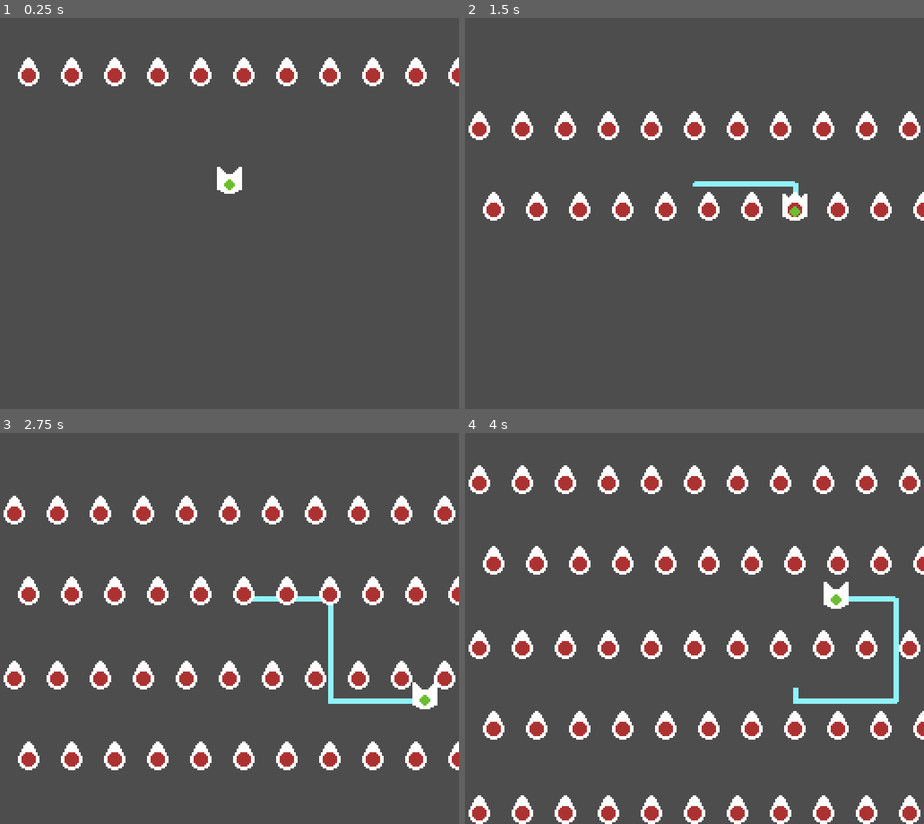
Above: before the commit, frames 1-4 (two rows, left to right).
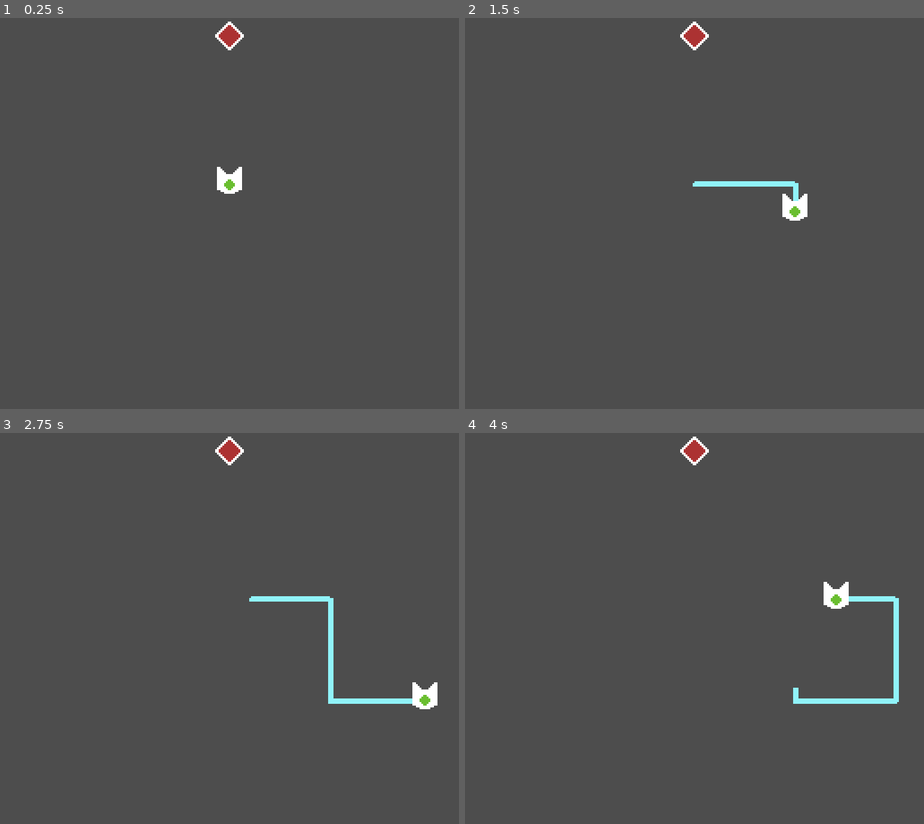
Above: after the commit, the same moments.

Repository: kennethbchen/Bullet-Wrangler-Game
Game: Godot game, scene res://Game.tscn
The game is run twice, just before and just after one commit, with the same random seed, the same clock (stepped at 60 frames per second) and the same inputs.
Inputs (mouse positions are in pixels of both pictures, inside the frame that each line leads up to):
- Up to frame 1 (0.25 s): no input
- Up to frame 2 (1.5 s): move the mouse to (795, 154) at 0.52 s; hold D (Right) 0.53-1.28 s; hold Space (Attack) 0.53-1.28 s; move the mouse to (602, 201) at 1.27 s; hold S (Down) from 1.28 s (still down); tap Space (Attack) at 1.35 s
- Up to frame 3 (2.75 s): move the mouse to (275, 491) at 2.02 s; release S (Down) at 2.03 s; hold D (Right) from 2.03 s (still down); hold Space (Attack) from 2.03 s (still down)
- Up to frame 4 (4 s): move the mouse to (671, 687) at 2.77 s; release D (Right) at 2.78 s; release Space (Attack) at 2.78 s; hold W (Up) 2.78-3.53 s; tap Space (Attack) at 2.85 s; move the mouse to (832, 663) at 3.52 s; hold A (Left) from 3.53 s (still down); hold Space (Attack) from 3.53 s (still down)

The runs differ from the first frame. In frame 1, 2.8% of the frame differs, in the area x 3-100%, y 0-18%; in frame 2, 5.3%; in frame 3, 11%; in frame 4, 13%, in the area x 0-100%, y 0-100%.

Commit message:
Started implementing enemies

Diff:
--- a/Game.tscn
+++ b/Game.tscn
@@ -11,13 +11,14 @@
 [ext_resource type="Script" path="res://Scripts/ProjectileGenerator.gd" id="6_ykelv"]
 [ext_resource type="PackedScene" uid="uid://dxsmy4ea4657t" path="res://LoopHitbox.tscn" id="7_rq6yi"]
 [ext_resource type="Script" path="res://Scripts/Resources/ProjectileGeneratorStep.gd" id="10_ysd5r"]
+[ext_resource type="Texture2D" uid="uid://3qdggpkx14la" path="res://Sprites/Enemy.png" id="12_nsuc7"]
 
 [sub_resource type="CircleShape2D" id="CircleShape2D_njttx"]
 radius = 3.0
 
 [sub_resource type="Resource" id="Resource_quuhi"]
 script = ExtResource("10_ysd5r")
-skip = true
+skip = false
 spawn_position_parent_path = NodePath("Radial")
 projectile_scene = ExtResource("5_6w3up")
 position_offset = Vector2(0, 0)
@@ -30,7 +31,7 @@
 
 [sub_resource type="Resource" id="Resource_w11ci"]
 script = ExtResource("10_ysd5r")
-skip = false
+skip = true
 spawn_position_parent_path = NodePath("Brick")
 projectile_scene = ExtResource("5_6w3up")
 position_offset = Vector2(8, 0)
@@ -42,7 +43,7 @@
 
 [sub_resource type="Resource" id="Resource_bjoa0"]
 script = ExtResource("10_ysd5r")
-skip = false
+skip = true
 spawn_position_parent_path = NodePath("Brick")
 projectile_scene = ExtResource("5_6w3up")
 position_offset = Vector2(-8, 0)
@@ -51,6 +52,9 @@
 transition_delay = 0.75
 spawn_cycles = 1
 step_cycles = 1
+
+[sub_resource type="CircleShape2D" id="CircleShape2D_hhbvq"]
+radius = 7.0
 
 [node name="Game" type="Node2D"]
 
@@ -97,7 +101,6 @@
 [node name="ProjectileGenerator" type="Node2D" parent="."]
 position = Vector2(128, 48)
 script = ExtResource("6_ykelv")
-run_forever = true
 steps = Array[ExtResource("10_ysd5r")]([SubResource("Resource_quuhi"), SubResource("Resource_w11ci"), SubResource("Resource_bjoa0")])
 
 [node name="Radial" type="Node2D" parent="ProjectileGenerator"]
@@ -165,6 +168,15 @@
 position = Vector2(144, 8)
 rotation = 1.5708
 
+[node name="Enemy" type="Area2D" parent="."]
+position = Vector2(128, 48)
+
+[node name="Sprite" type="Sprite2D" parent="Enemy"]
+texture = ExtResource("12_nsuc7")
+
+[node name="Hurtbox" type="CollisionShape2D" parent="Enemy"]
+shape = SubResource("CircleShape2D_hhbvq")
+
 [connection signal="area_entered" from="Player" to="Player" method="_on_area_entered"]
 [connection signal="health_zeroed" from="Player/HealthSystem" to="Player" method="_on_health_zeroed"]
 [connection signal="loop_created" from="Player/AttackSystem/LineDrawer" to="Player/AttackSystem" method="_on_loop_created"]
--- a/Scripts/Player.gd
+++ b/Scripts/Player.gd
@@ -9,6 +9,7 @@
 
 # Called when the node enters the scene tree for the first time.
 func _ready():
+
 	pass # Replace with function body.
 
 
@@ -32,12 +33,11 @@
 	if Input.is_action_pressed("Attack"):
 		attack_system.try_attack()
 
-
-
 	position += input_dir * speed * delta
 
 func _on_area_entered(area : Area2D):
 	if area is Projectile:
+		print("ow")
 		take_damage(-1)
 
 func take_damage(damage: int):
--- a/Scripts/ProjectileGenerator.gd
+++ b/Scripts/ProjectileGenerator.gd
@@ -11,9 +11,6 @@
 
 
 func _process(delta):
-
-	if Input.is_action_just_pressed("DebugSpawn"):
-		start()
 
 	if run_forever and not running:
 		start()
Not shown: 1 places in Game.tscn that only renumber resources
Binary file added: Sprites/Enemy.png
Not shown, added: Sprites/Enemy.png.import
